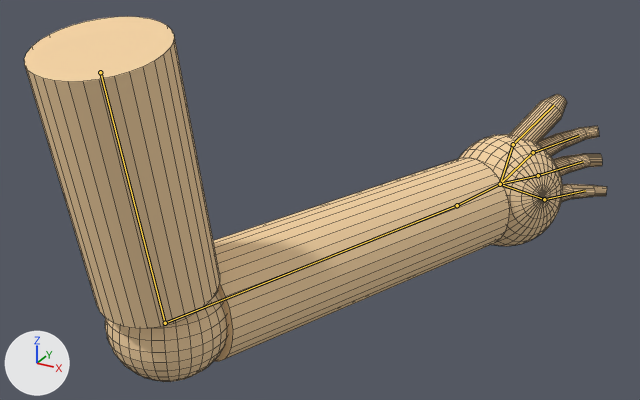
Before and after pictures for a commit that changed the Blender file Magic 2.0 Unity/Assets/Charakter/Arms0.2_left.blend.
Before and after are seen from a 50 mm camera at (0.73, -4.08, 2.22) aimed at (-0.98, -0.99, 0.67). Every picture has the same lights, and +X, +Y and +Z are marked at lower left. The bones that bend it are drawn over the model as lines. Mesh edges are drawn as thin lines.

In view in the first picture: 'Arm_left'.
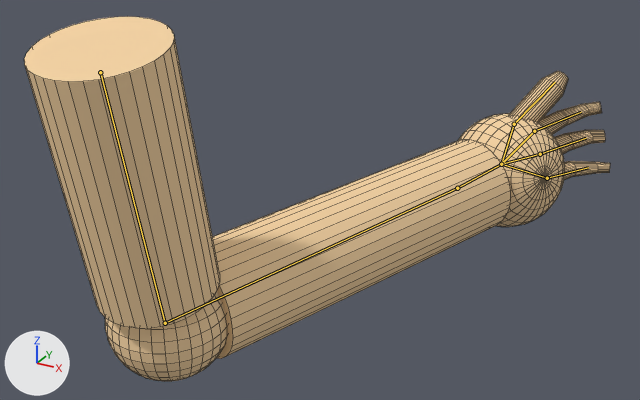
The newer file adds an action. The first version stands in its rest pose; the second is drawn at frame 50 of the action 'Idle'.

Location of each change, [x1, y1, x2, y2] in pixels of the pictures (640 x 400 px):
'Arm_left', posed
    before: [24, 16, 607, 382]
    after: [24, 16, 610, 381]
bone 'Bone.001', root to tip
    before: (165, 323) to (457, 205)
    after: (165, 323) to (457, 188)

What the commit changed:
Bone 'Bone.001' (bone_bone_001) turns from (0, 0, 0) to (-3, 1, 0) degrees about its own x, y and z.
